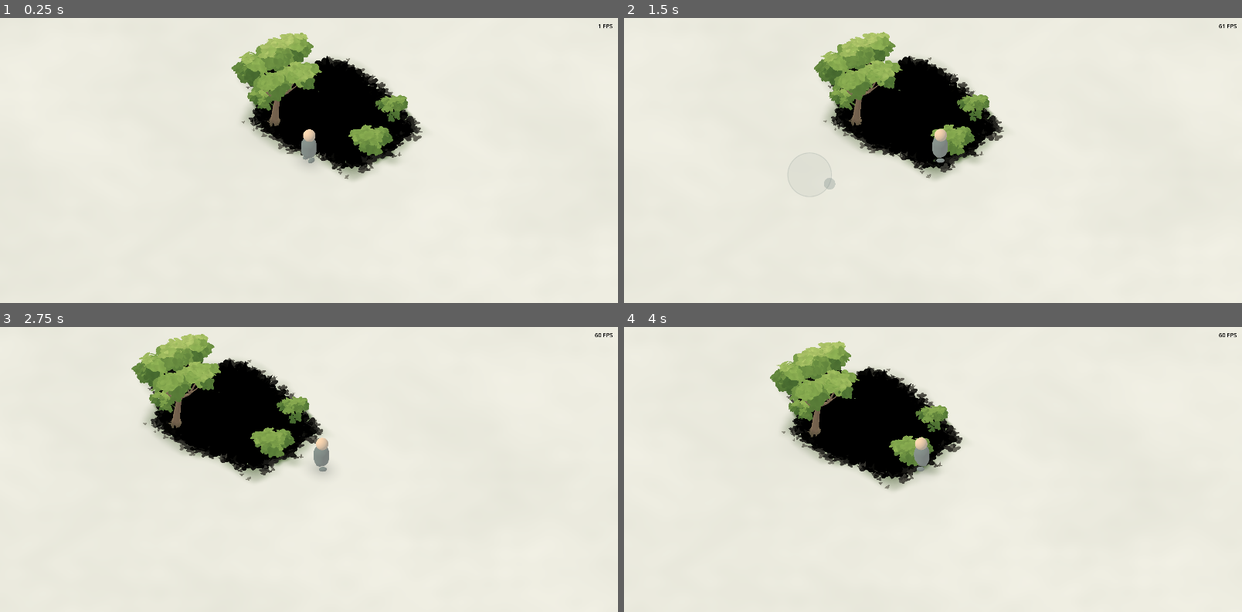
Above: before the commit, frames 1-4 (two rows, left to right).
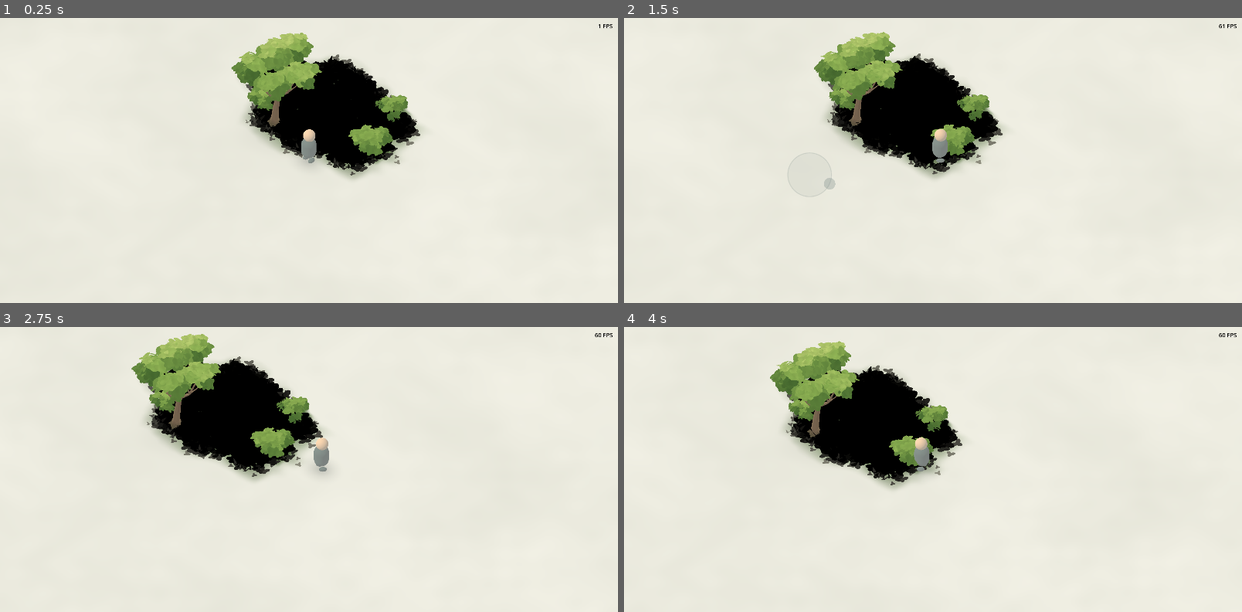
Above: after the commit, the same moments.

Repository: sorenair/memories
Game: Godot game, scene res://scenes/world/memory_world.tscn
The game is run twice, just before and just after one commit, with the same random seed, the same clock (stepped at 60 frames per second) and the same inputs.
Inputs (mouse positions are in pixels of both pictures, inside the frame that each line leads up to):
- Up to frame 1 (0.25 s): no input
- Up to frame 2 (1.5 s): move the mouse to (1068, 146) at 0.52 s; hold D (move_right) 0.53-1.25 s; click (1068, 146) at 0.67 s; drag from (809, 174) to (902, 217) at 1.27 s
- Up to frame 3 (2.75 s): move the mouse to (370, 406) at 2.02 s; hold D (move_right) from 2.03 s (still down)
- Up to frame 4 (4 s): release D (move_right) at 2.75 s; drag from (902, 526) to (747, 426) at 2.77 s; move the mouse to (1118, 512) at 3.52 s; hold A (move_left) from 3.53 s (still down)

The runs differ from the first frame. In frame 1, 0.9% of the frame differs, in the area x 39-69%, y 12-57%; in frame 2, 1.0%; in frame 3, 1.0%; in frame 4, 1.0%, in the area x 25-55%, y 13-57%.

Commit message:
added foliage color palettes

Diff:
--- a/components/foliage/painterly_bush.gd
+++ b/components/foliage/painterly_bush.gd
@@ -9,14 +9,28 @@
 const DEFAULT_PALETTE = preload("res://components/foliage/palettes/meadow.tres")
 const SUN_DIRECTION = Vector3(-0.45, 0.82, -0.35)
 
+const PALETTES = preload("res://components/foliage/shared/foliage_palettes.gd")
+
+@export_group("Foliage Colors")
+@export_enum("Custom", "Summer Meadow", "Spring", "Autumn Gold", "Autumn Red", "Winter Frost", "Dream Lavender", "Dream Blue", "Dream Rose", "Dusk") var palette_preset: int = 1:
+	set(value):
+		palette_preset = clampi(value, 0, 9)
+		if palette_preset != 0:
+			_applying_preset = true
+			palette = PALETTES.create_preset(palette_preset)
+			_applying_preset = false
+		notify_property_list_changed()
 @export var palette: GrassPalette = DEFAULT_PALETTE:
 	set(value):
-		if palette and palette.changed.is_connected(_request_rebuild):
-			palette.changed.disconnect(_request_rebuild)
+		if palette and palette.changed.is_connected(_on_palette_changed):
+			palette.changed.disconnect(_on_palette_changed)
 		palette = value
 		if palette:
-			palette.changed.connect(_request_rebuild)
-		_request_rebuild()
+			palette.changed.connect(_on_palette_changed)
+		if not _applying_preset:
+			palette_preset = 0
+		_apply_palette()
+@export_group("")
 @export var bush_seed: int = 136:
 	set(value):
 		bush_seed = value
@@ -67,6 +81,8 @@
 		_request_rebuild()
 @export_tool_button("Regenerate bush") var regenerate = rebuild
 
+var _applying_preset: bool = false
+var _palette_materials: Array[ShaderMaterial] = []
 var _queued: bool = false
 var _leaf_material: ShaderMaterial
 var _sources: Array[Node3D] = [null, null]
@@ -75,9 +91,24 @@
 var _scan_timer: float = 0.0
 
 func _ready() -> void:
-	if palette and not palette.changed.is_connected(_request_rebuild):
-		palette.changed.connect(_request_rebuild)
+	if palette and not palette.changed.is_connected(_on_palette_changed):
+		palette.changed.connect(_on_palette_changed)
 	rebuild()
+
+func _validate_property(property: Dictionary) -> void:
+	# Presets recreate their own local resource on load. Only Custom stores it,
+	# preventing saved property order from overriding the selected preset.
+	if property.name == "palette" and palette_preset != 0:
+		property.usage = property.usage & ~PROPERTY_USAGE_STORAGE
+
+func _on_palette_changed() -> void:
+	palette_preset = 0
+	_apply_palette()
+
+func _apply_palette() -> void:
+	var colors: GrassPalette = palette if palette else DEFAULT_PALETTE
+	for material in _palette_materials:
+		PALETTES.apply(material, colors)
 
 func _request_rebuild() -> void:
 	if is_inside_tree() and not _queued:
@@ -95,12 +126,14 @@
 	var colors: GrassPalette = palette if palette else DEFAULT_PALETTE
 	for key in [&"root_color", &"shade_color", &"leaf_color", &"sun_color"]:
 		material.set_shader_parameter(key, colors.get(key))
+	_palette_materials.append(material)
 	return material
 
 func rebuild() -> void:
 	_queued = false
 	if not is_inside_tree():
 		return
+	_palette_materials.clear()
 	for child in get_children(true):
 		if child.get_meta(&"generated_bush", false):
 			remove_child(child)
--- a/components/foliage/painterly_bush.tscn
+++ b/components/foliage/painterly_bush.tscn
@@ -4,3 +4,4 @@
 [node name="PainterlyBush" type="Node3D"]
 script = ExtResource("1")
 palette = ExtResource("2")
+palette_preset = 1
--- a/components/foliage/painterly_grass_patch.gd
+++ b/components/foliage/painterly_grass_patch.gd
@@ -8,14 +8,28 @@
 const WASH_SHADER = preload("res://components/foliage/shaders/ground_wash.gdshader")
 const DEFAULT_PALETTE = preload("res://components/foliage/palettes/meadow.tres")
 
+const PALETTES = preload("res://components/foliage/shared/foliage_palettes.gd")
+
+@export_group("Foliage Colors")
+@export_enum("Custom", "Summer Meadow", "Spring", "Autumn Gold", "Autumn Red", "Winter Frost", "Dream Lavender", "Dream Blue", "Dream Rose", "Dusk") var palette_preset: int = 1:
+	set(value):
+		palette_preset = clampi(value, 0, 9)
+		if palette_preset != 0:
+			_applying_preset = true
+			palette = PALETTES.create_preset(palette_preset)
+			_applying_preset = false
+		notify_property_list_changed()
 @export var palette: GrassPalette = DEFAULT_PALETTE:
 	set(value):
-		if palette and palette.changed.is_connected(_request_rebuild):
-			palette.changed.disconnect(_request_rebuild)
+		if palette and palette.changed.is_connected(_on_palette_changed):
+			palette.changed.disconnect(_on_palette_changed)
 		palette = value
 		if palette:
-			palette.changed.connect(_request_rebuild)
-		_request_rebuild()
+			palette.changed.connect(_on_palette_changed)
+		if not _applying_preset:
+			palette_preset = 0
+		_apply_palette()
+@export_group("")
 @export var patch_size := Vector2(7.0, 5.0):
 	set(value):
 		patch_size = Vector2(maxf(value.x, 0.5), maxf(value.y, 0.5))
@@ -60,6 +74,8 @@
 static var _shared_tuft: ArrayMesh
 static var _shared_leaves: ArrayMesh
 
+var _applying_preset: bool = false
+var _palette_materials: Array[ShaderMaterial] = []
 var _queued: bool = false
 var _foliage_material: ShaderMaterial
 var _explorer: Node3D
@@ -67,9 +83,24 @@
 var _interaction_initialized: bool = false
 
 func _ready() -> void:
-	if palette and not palette.changed.is_connected(_request_rebuild):
-		palette.changed.connect(_request_rebuild)
+	if palette and not palette.changed.is_connected(_on_palette_changed):
+		palette.changed.connect(_on_palette_changed)
 	rebuild()
+
+func _validate_property(property: Dictionary) -> void:
+	# Presets recreate their own local resource on load. Only Custom stores it,
+	# preventing saved property order from overriding the selected preset.
+	if property.name == "palette" and palette_preset != 0:
+		property.usage = property.usage & ~PROPERTY_USAGE_STORAGE
+
+func _on_palette_changed() -> void:
+	palette_preset = 0
+	_apply_palette()
+
+func _apply_palette() -> void:
+	var colors: GrassPalette = palette if palette else DEFAULT_PALETTE
+	for material in _palette_materials:
+		PALETTES.apply(material, colors)
 
 func _request_rebuild() -> void:
 	if not is_inside_tree() or _queued:
@@ -81,6 +112,7 @@
 	_queued = false
 	if not is_inside_tree():
 		return
+	_palette_materials.clear()
 	for child in get_children(true):
 		if child.get_meta(&"generated_grass", false):
 			remove_child(child)
@@ -111,6 +143,7 @@
 	material.shader = shader
 	for key in [&"root_color", &"shade_color", &"leaf_color", &"sun_color"]:
 		material.set_shader_parameter(key, colors.get(key))
+	_palette_materials.append(material)
 	return material
 
 func _update_wind() -> void:
--- a/components/foliage/painterly_grass_patch.tscn
+++ b/components/foliage/painterly_grass_patch.tscn
@@ -4,3 +4,4 @@
 [node name="PainterlyGrassPatch" type="Node3D"]
 script = ExtResource("1")
 palette = ExtResource("2")
+palette_preset = 1
--- a/components/foliage/painterly_tree.gd
+++ b/components/foliage/painterly_tree.gd
@@ -9,14 +9,28 @@
 const DEFAULT_PALETTE = preload("res://components/foliage/palettes/meadow.tres")
 const SUN_DIRECTION = Vector3(-0.45, 0.82, -0.35)
 
+const PALETTES = preload("res://components/foliage/shared/foliage_palettes.gd")
+
+@export_group("Foliage Colors")
+@export_enum("Custom", "Summer Meadow", "Spring", "Autumn Gold", "Autumn Red", "Winter Frost", "Dream Lavender", "Dream Blue", "Dream Rose", "Dusk") var palette_preset: int = 1:
+	set(value):
+		palette_preset = clampi(value, 0, 9)
+		if palette_preset != 0:
+			_applying_preset = true
+			palette = PALETTES.create_preset(palette_preset)
+			_applying_preset = false
+		notify_property_list_changed()
 @export var palette: GrassPalette = DEFAULT_PALETTE:
 	set(value):
-		if palette and palette.changed.is_connected(_request_rebuild):
-			palette.changed.disconnect(_request_rebuild)
+		if palette and palette.changed.is_connected(_on_palette_changed):
+			palette.changed.disconnect(_on_palette_changed)
 		palette = value
 		if palette:
-			palette.changed.connect(_request_rebuild)
-		_request_rebuild()
+			palette.changed.connect(_on_palette_changed)
+		if not _applying_preset:
+			palette_preset = 0
+		_apply_palette()
+@export_group("")
 @export var tree_seed: int = 84:
 	set(value):
 		tree_seed = value
@@ -73,13 +87,30 @@
 @export_tool_button("Regenerate tree") var regenerate = rebuild
 
 const LEAF_GEOMETRY = preload("res://components/foliage/shared/leaf_geometry.gd")
+var _applying_preset: bool = false
+var _palette_materials: Array[ShaderMaterial] = []
 var _queued: bool = false
 var _canopy_material: ShaderMaterial
 
 func _ready() -> void:
-	if palette and not palette.changed.is_connected(_request_rebuild):
-		palette.changed.connect(_request_rebuild)
+	if palette and not palette.changed.is_connected(_on_palette_changed):
+		palette.changed.connect(_on_palette_changed)
 	rebuild()
+
+func _validate_property(property: Dictionary) -> void:
+	# Presets recreate their own local resource on load. Only Custom stores it,
+	# preventing saved property order from overriding the selected preset.
+	if property.name == "palette" and palette_preset != 0:
+		property.usage = property.usage & ~PROPERTY_USAGE_STORAGE
+
+func _on_palette_changed() -> void:
+	palette_preset = 0
+	_apply_palette()
+
+func _apply_palette() -> void:
+	var colors: GrassPalette = palette if palette else DEFAULT_PALETTE
+	for material in _palette_materials:
+		PALETTES.apply(material, colors)
 
 func _request_rebuild() -> void:
 	if is_inside_tree() and not _queued:
@@ -101,12 +132,14 @@
 	if shader == CANOPY_SHADER:
 		material.set_shader_parameter("tree_height", tree_height)
 		material.set_shader_parameter("tree_phase", float(posmod(tree_seed, 1000)) * 0.173)
+	_palette_materials.append(material)
 	return material
 
 func rebuild() -> void:
 	_queued = false
 	if not is_inside_tree():
 		return
+	_palette_materials.clear()
 	for child in get_children(true):
 		if child.get_meta(&"generated_tree", false):
 			remove_child(child)
--- a/components/foliage/painterly_tree.tscn
+++ b/components/foliage/painterly_tree.tscn
@@ -4,3 +4,4 @@
 [node name="PainterlyTree" type="Node3D"]
 script = ExtResource("1")
 palette = ExtResource("2")
+palette_preset = 1
--- /dev/null
+++ b/components/foliage/palettes/autumn_gold.tres
@@ -0,0 +1,8 @@
+[gd_resource type="Resource" script_class="GrassPalette" load_steps=2 format=3]
+[ext_resource type="Script" path="res://components/foliage/grass_palette.gd" id="1"]
+[resource]
+script = ExtResource("1")
+root_color = Color(0.345098, 0.247059, 0.211765, 1)
+shade_color = Color(0.650980, 0.356863, 0.207843, 1)
+leaf_color = Color(0.862745, 0.596078, 0.247059, 1)
+sun_color = Color(0.952941, 0.823529, 0.462745, 1)
--- /dev/null
+++ b/components/foliage/palettes/autumn_red.tres
@@ -0,0 +1,8 @@
+[gd_resource type="Resource" script_class="GrassPalette" load_steps=2 format=3]
+[ext_resource type="Script" path="res://components/foliage/grass_palette.gd" id="1"]
+[resource]
+script = ExtResource("1")
+root_color = Color(0.298039, 0.188235, 0.274510, 1)
+shade_color = Color(0.568627, 0.247059, 0.294118, 1)
+leaf_color = Color(0.800000, 0.396078, 0.298039, 1)
+sun_color = Color(0.952941, 0.705882, 0.462745, 1)
--- /dev/null
+++ b/components/foliage/palettes/dream_blue.tres
@@ -0,0 +1,8 @@
+[gd_resource type="Resource" script_class="GrassPalette" load_steps=2 format=3]
+[ext_resource type="Script" path="res://components/foliage/grass_palette.gd" id="1"]
+[resource]
+script = ExtResource("1")
+root_color = Color(0.129412, 0.243137, 0.356863, 1)
+shade_color = Color(0.227451, 0.443137, 0.568627, 1)
+leaf_color = Color(0.474510, 0.705882, 0.776471, 1)
+sun_color = Color(0.788235, 0.886275, 0.874510, 1)
--- /dev/null
+++ b/components/foliage/palettes/dream_lavender.tres
@@ -0,0 +1,8 @@
+[gd_resource type="Resource" script_class="GrassPalette" load_steps=2 format=3]
+[ext_resource type="Script" path="res://components/foliage/grass_palette.gd" id="1"]
+[resource]
+script = ExtResource("1")
+root_color = Color(0.188235, 0.137255, 0.309804, 1)
+shade_color = Color(0.356863, 0.294118, 0.525490, 1)
+leaf_color = Color(0.596078, 0.537255, 0.768627, 1)
+sun_color = Color(0.866667, 0.776471, 0.909804, 1)
--- /dev/null
+++ b/components/foliage/palettes/dream_rose.tres
@@ -0,0 +1,8 @@
+[gd_resource type="Resource" script_class="GrassPalette" load_steps=2 format=3]
+[ext_resource type="Script" path="res://components/foliage/grass_palette.gd" id="1"]
+[resource]
+script = ExtResource("1")
+root_color = Color(0.329412, 0.184314, 0.294118, 1)
+shade_color = Color(0.588235, 0.333333, 0.454902, 1)
+leaf_color = Color(0.807843, 0.568627, 0.670588, 1)
+sun_color = Color(0.945098, 0.811765, 0.796078, 1)
--- /dev/null
+++ b/components/foliage/palettes/spring.tres
@@ -0,0 +1,8 @@
+[gd_resource type="Resource" script_class="GrassPalette" load_steps=2 format=3]
+[ext_resource type="Script" path="res://components/foliage/grass_palette.gd" id="1"]
+[resource]
+script = ExtResource("1")
+root_color = Color(0.145098, 0.294118, 0.262745, 1)
+shade_color = Color(0.301961, 0.501961, 0.317647, 1)
+leaf_color = Color(0.639216, 0.788235, 0.419608, 1)
+sun_color = Color(0.886275, 0.929412, 0.615686, 1)
--- /dev/null
+++ b/components/foliage/palettes/winter_frost.tres
@@ -0,0 +1,8 @@
+[gd_resource type="Resource" script_class="GrassPalette" load_steps=2 format=3]
+[ext_resource type="Script" path="res://components/foliage/grass_palette.gd" id="1"]
+[resource]
+script = ExtResource("1")
+root_color = Color(0.239216, 0.317647, 0.384314, 1)
+shade_color = Color(0.450980, 0.552941, 0.607843, 1)
+leaf_color = Color(0.705882, 0.792157, 0.819608, 1)
+sun_color = Color(0.933333, 0.949020, 0.874510, 1)
--- /dev/null
+++ b/components/foliage/shared/foliage_palettes.gd
@@ -0,0 +1,31 @@
+@tool
+class_name FoliagePalettes
+extends RefCounted
+## One preset order shared by grass, trees, and bushes. Custom preserves supplied resources.
+const COLOR_KEYS = [&"root_color", &"shade_color", &"leaf_color", &"sun_color"]
+const PRESETS = [
+	null,
+	preload("res://components/foliage/palettes/meadow.tres"),
+	preload("res://components/foliage/palettes/spring.tres"),
+	preload("res://components/foliage/palettes/autumn_gold.tres"),
+	preload("res://components/foliage/palettes/autumn_red.tres"),
+	preload("res://components/foliage/palettes/winter_frost.tres"),
+	preload("res://components/foliage/palettes/dream_lavender.tres"),
+	preload("res://components/foliage/palettes/dream_blue.tres"),
+	preload("res://components/foliage/palettes/dream_rose.tres"),
+	preload("res://components/foliage/palettes/dusk.tres"),
+ ]
+
+static func create_preset(index: int) -> GrassPalette:
+	if index <= 0 or index >= PRESETS.size():
+		return null
+	# Preset edits stay local. Assign a custom resource explicitly to share edits.
+	return PRESETS[index].duplicate() as GrassPalette
+
+static func apply(material: ShaderMaterial, colors: GrassPalette) -> void:
+	if not material or not colors:
+		return
+	# Bark uses only root_color; leaves and washes use all four gradient colors.
+	for uniform in material.shader.get_shader_uniform_list():
+		if StringName(uniform.name) in COLOR_KEYS:
+			material.set_shader_parameter(uniform.name, colors.get(uniform.name))
--- a/scenes/memories/foliage_demo.tscn
+++ b/scenes/memories/foliage_demo.tscn
@@ -3,7 +3,6 @@
 [ext_resource type="PackedScene" path="res://scenes/memories/memory_base.tscn" id="1"]
 [ext_resource type="PackedScene" path="res://components/foliage/painterly_grass_patch.tscn" id="2"]
 [ext_resource type="PackedScene" path="res://components/foliage/painterly_tree.tscn" id="3"]
-
 [ext_resource type="PackedScene" path="res://components/foliage/painterly_bush.tscn" id="4"]
 
 [node name="Memory" instance=ExtResource("1")]
@@ -18,6 +17,7 @@
 
 [node name="Meadow" parent="Environment" index="0" instance=ExtResource("2")]
 transform = Transform3D(1, 0, 0, 0, 1, 0, 0, 0, 1, -0.4, 0, -1.1)
+patch_seed = 28
 
 [node name="MeadowTree" parent="Environment" index="1" instance=ExtResource("3")]
 transform = Transform3D(1, 0, 0, 0, 1, 0, 0, 0, 1, -1.4, 0, 0.6)
@@ -26,17 +26,17 @@
 branch_count = 4
 
 [node name="MeadowBush" parent="Environment" index="2" instance=ExtResource("4")]
-position = Vector3(1.9, 0, -0.9)
+transform = Transform3D(1, 0, 0, 0, 1, 0, 0, 0, 1, 1.9, 0, -0.9)
 
 [node name="SmallBush" parent="Environment" index="3" instance=ExtResource("4")]
-position = Vector3(1.15, 0, -2.8)
+transform = Transform3D(1, 0, 0, 0, 1, 0, 0, 0, 1, 1.15, 0, -2.8)
 bush_seed = 57
-footprint = Vector2(1.3, 1.0)
+footprint = Vector2(1.3, 1)
 bush_height = 0.7
 sprays_per_mass = 42
 
 [node name="TreeBaseBush" parent="Environment" index="4" instance=ExtResource("4")]
-position = Vector3(-2.35, 0, 0.1)
+transform = Transform3D(1, 0, 0, 0, 1, 0, 0, 0, 1, -2.35, 0, 0.1)
 bush_seed = 289
 footprint = Vector2(1.1, 0.9)
 bush_height = 0.65
--- /dev/null
+++ b/tests/foliage_palettes.gd
@@ -0,0 +1,59 @@
+extends SceneTree
+## Requires graphics: godot --path . --script tests/foliage_palettes.gd
+var failures: int = 0
+func _initialize() -> void:
+	call_deferred("run")
+func check(condition: bool, message: String) -> void:
+	if not condition:
+		push_error(message)
+		failures += 1
+func run() -> void:
+	for component_name in ["painterly_grass_patch", "painterly_tree", "painterly_bush"]:
+		var component: Node3D = load("res://components/foliage/%s.tscn" % component_name).instantiate()
+		root.add_child(component)
+		component.set_process(false)
+		var nodes: Array[Node] = component.get_children(true)
+		var buffers: Array[PackedFloat32Array] = []
+		for node in nodes:
+			if node is MultiMeshInstance3D:
+				buffers.append(node.multimesh.buffer.duplicate())
+		check(component.palette_preset == 1, component_name + ": default selector must be Summer Meadow")
+		for preset in range(1, 10):
+			component.palette_preset = preset
+			check(component.palette_preset == preset, "Selector must retain selected preset")
+			for material in component._palette_materials:
+				for uniform in material.shader.get_shader_uniform_list():
+					if StringName(uniform.name) in FoliagePalettes.COLOR_KEYS:
+						var color: Color = material.get_shader_parameter(uniform.name)
+						check(color.is_equal_approx(component.palette.get(uniform.name)), "Every palette-bearing material must update immediately")
+			check(component.get_children(true) == nodes, "Palette changes must not rebuild geometry nodes")
+			var index := 0
+			for node in nodes:
+				if node is MultiMeshInstance3D:
+					check(node.multimesh.buffer == buffers[index], "Palette changes must preserve placement and painterly distribution")
+					index += 1
+		component.palette_preset = 6
+		var packed := PackedScene.new()
+		check(packed.pack(component) == OK, "Component must pack successfully")
+		var restored: Node3D = packed.instantiate()
+		root.add_child(restored)
+		check(restored.palette_preset == 6, "Selected preset must survive scene packing")
+		check(restored.palette.leaf_color.is_equal_approx(component.palette.leaf_color), "Preset colors must survive scene packing")
+		var original: Color = restored.palette.leaf_color
+		component.palette.leaf_color = Color(0.8, 0.2, 0.5)
+		check(component.palette_preset == 0, "Editing preset colors must switch to Custom")
+		check(restored.palette.leaf_color.is_equal_approx(original), "Preset edits must not recolor another instance")
+		var custom := PackedScene.new()
+		check(custom.pack(component) == OK, "Custom palette must pack")
+		var restored_custom: Node3D = custom.instantiate()
+		root.add_child(restored_custom)
+		check(restored_custom.palette_preset == 0, "Custom mode must survive scene packing")
+		check(restored_custom.palette.leaf_color.is_equal_approx(component.palette.leaf_color), "Custom colors must survive scene packing")
+		component.palette = load("res://components/foliage/palettes/dusk.tres")
+		check(component.palette_preset == 0, "Direct resource assignment must select Custom")
+		component.queue_free()
+		restored.queue_free()
+		restored_custom.queue_free()
+		await process_frame
+	print("Foliage palette checks: ", "PASS" if failures == 0 else "FAIL")
+	quit(failures)
Not shown, added: components/foliage/shared/foliage_palettes.gd.uid
Not shown, added: docs/bush-demo.png.import
Not shown, added: docs/bush-detail.png.import
Binary file added: docs/palette-autumn.png
Not shown, added: docs/palette-autumn.png.import
Binary file added: docs/palette-dream.png
Not shown, added: docs/palette-dream.png.import
Binary file added: docs/palette-summer.png
Not shown, added: docs/palette-summer.png.import
Binary file added: docs/palette-winter.png
Not shown, added: docs/palette-winter.png.import
Not shown, added: tests/bush_interaction.gd.uid
(and 6 more such lines)
